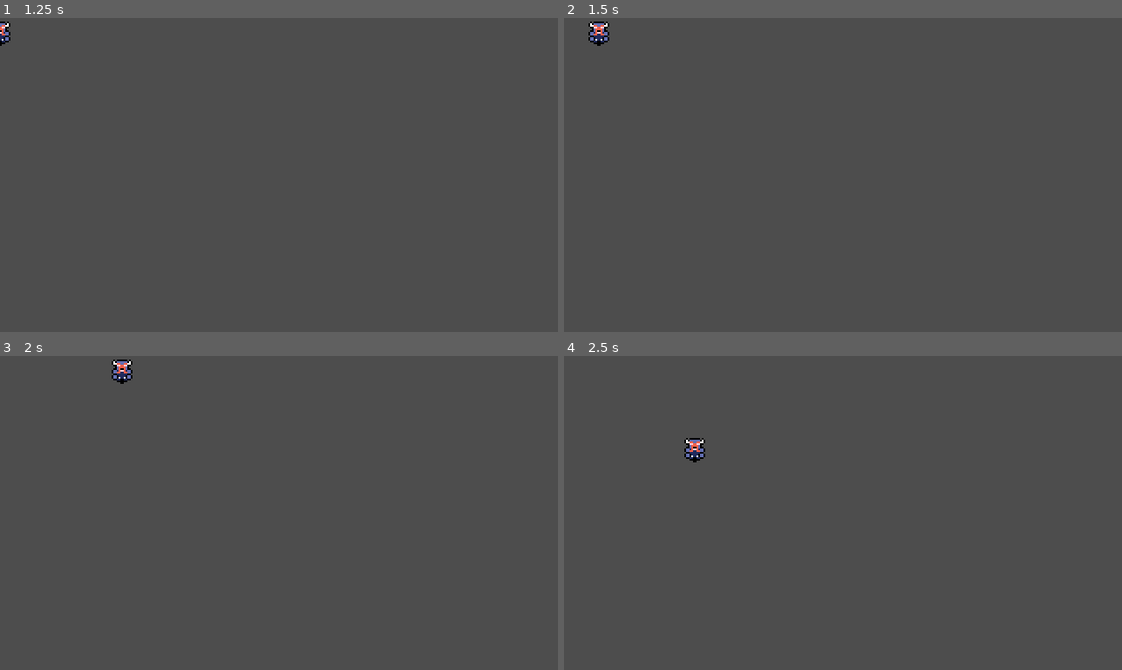
Above: before the commit, frames 1-4 (two rows, left to right).
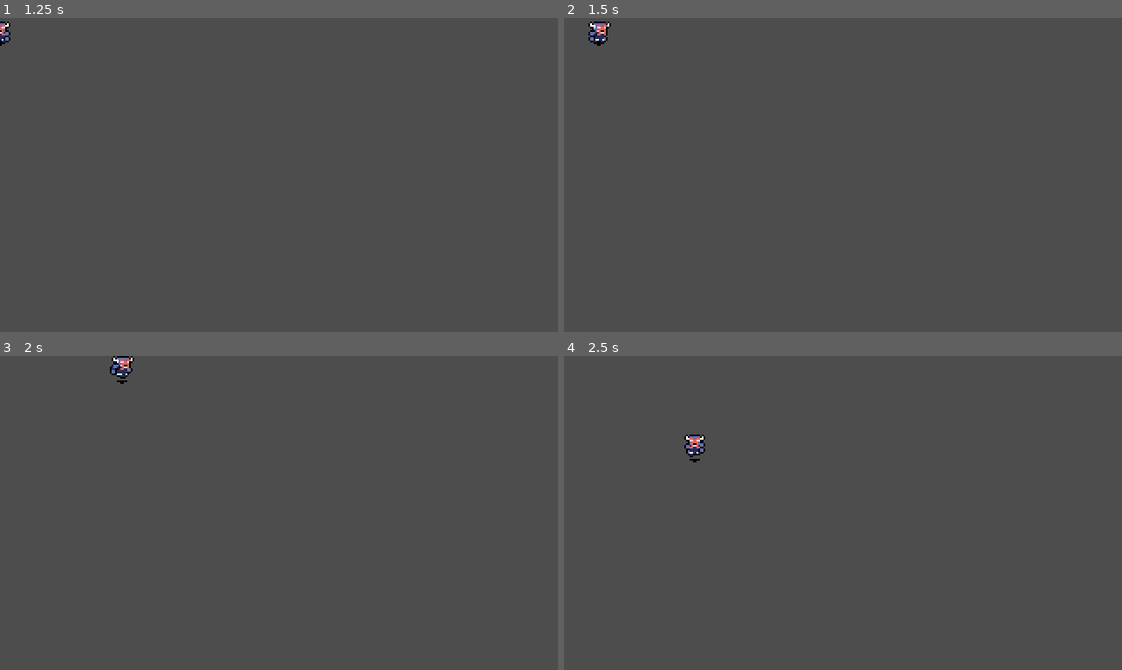
Above: after the commit, the same moments.

Repository: DaEpickid540/haven-2026
Game: Godot game, scene res://Scenes/main_menu.tscn
The game is run twice, just before and just after one commit, with the same random seed, the same clock (stepped at 60 frames per second) and the same inputs.
Inputs:
- Up to frame 1 (1.25 s): click "Start Game" at 0.5 s
- Up to frame 2 (1.5 s): tap Enter at 1.25 s; hold Right (right) from 1.28 s (still down)
- Up to frame 3 (2 s): keep holding Right (right)
- Up to frame 4 (2.5 s): release Right (right) at 2.03 s; hold Down (down) from 2.03 s (still down)

Frame 1 is identical in both runs. In frame 2, 0.1% of the frame differs, in the area x 5-9%, y 1-8%; in frame 3, 0.2%, in the area x 19-25%, y 0-8%; in frame 4, 0.2%.

Commit message:
Movement

Diff:
--- a/Scenes/player.tscn
+++ b/Scenes/player.tscn
@@ -22,10 +22,109 @@
 
 [sub_resource type="Animation" id="Animation_cvnsp"]
 length = 0.001
+tracks/0/type = "value"
+tracks/0/imported = false
+tracks/0/enabled = true
+tracks/0/path = NodePath(".:frame")
+tracks/0/interp = 1
+tracks/0/loop_wrap = true
+tracks/0/keys = {
+"times": PackedFloat32Array(0),
+"transitions": PackedFloat32Array(1),
+"update": 1,
+"values": [0]
+}
+tracks/1/type = "value"
+tracks/1/imported = false
+tracks/1/enabled = true
+tracks/1/path = NodePath(".:flip_h")
+tracks/1/interp = 1
+tracks/1/loop_wrap = true
+tracks/1/keys = {
+"times": PackedFloat32Array(0),
+"transitions": PackedFloat32Array(1),
+"update": 1,
+"values": [false]
+}
 
 [sub_resource type="Animation" id="Animation_3smsa"]
 resource_name = "attack"
 step = 0.1
+
+[sub_resource type="Animation" id="Animation_f1ek2"]
+resource_name = "idle_left"
+length = 0.1
+step = 0.1
+tracks/0/type = "value"
+tracks/0/imported = false
+tracks/0/enabled = true
+tracks/0/path = NodePath(".:frame")
+tracks/0/interp = 1
+tracks/0/loop_wrap = true
+tracks/0/keys = {
+"times": PackedFloat32Array(0),
+"transitions": PackedFloat32Array(1),
+"update": 1,
+"values": [0]
+}
+tracks/1/type = "value"
+tracks/1/imported = false
+tracks/1/enabled = true
+tracks/1/path = NodePath(".:flip_h")
+tracks/1/interp = 1
+tracks/1/loop_wrap = true
+tracks/1/keys = {
+"times": PackedFloat32Array(0.1),
+"transitions": PackedFloat32Array(1),
+"update": 1,
+"values": [true]
+}
+
+[sub_resource type="Animation" id="Animation_8erm5"]
+resource_name = "idle_right"
+length = 0.1
+step = 0.1
+tracks/0/type = "value"
+tracks/0/imported = false
+tracks/0/enabled = true
+tracks/0/path = NodePath(".:frame")
+tracks/0/interp = 1
+tracks/0/loop_wrap = true
+tracks/0/keys = {
+"times": PackedFloat32Array(0),
+"transitions": PackedFloat32Array(1),
+"update": 1,
+"values": [0]
+}
+tracks/1/type = "value"
+tracks/1/imported = false
+tracks/1/enabled = true
+tracks/1/path = NodePath(".:flip_h")
+tracks/1/interp = 1
+tracks/1/loop_wrap = true
+tracks/1/keys = {
+"times": PackedFloat32Array(0.1),
+"transitions": PackedFloat32Array(1),
+"update": 1,
+"values": [false]
+}
+
+[sub_resource type="Animation" id="Animation_tx1dd"]
+resource_name = "idle_up"
+length = 0.1
+step = 0.1
+tracks/0/type = "value"
+tracks/0/imported = false
+tracks/0/enabled = true
+tracks/0/path = NodePath(".:frame")
+tracks/0/interp = 1
+tracks/0/loop_wrap = true
+tracks/0/keys = {
+"times": PackedFloat32Array(0),
+"transitions": PackedFloat32Array(1),
+"update": 1,
+"values": [1]
+}
 
 [sub_resource type="Animation" id="Animation_fkybt"]
 resource_name = "move_down"
@@ -128,17 +227,94 @@
 &"Idle": SubResource("Animation_v0iea"),
 &"RESET": SubResource("Animation_cvnsp"),
 &"attack": SubResource("Animation_3smsa"),
+&"idle_left": SubResource("Animation_f1ek2"),
+&"idle_right": SubResource("Animation_8erm5"),
+&"idle_up": SubResource("Animation_tx1dd"),
 &"move_down": SubResource("Animation_fkybt"),
 &"move_left": SubResource("Animation_vgqql"),
 &"move_right": SubResource("Animation_6t5aa"),
 &"move_up": SubResource("Animation_x3wgy")
 }
 
-[sub_resource type="AnimationNodeStateMachine" id="AnimationNodeStateMachine_cvnsp"]
+[sub_resource type="AnimationNodeAnimation" id="AnimationNodeAnimation_cvnsp"]
+animation = &"move_left"
+
+[sub_resource type="AnimationNodeAnimation" id="AnimationNodeAnimation_6t5aa"]
+animation = &"move_right"
+
+[sub_resource type="AnimationNodeAnimation" id="AnimationNodeAnimation_vgqql"]
+animation = &"move_up"
+
+[sub_resource type="AnimationNodeAnimation" id="AnimationNodeAnimation_fkybt"]
+animation = &"move_down"
+
+[sub_resource type="AnimationNodeBlendSpace2D" id="AnimationNodeBlendSpace2D_f1ek2"]
+blend_mode = 1
+blend_point_0/node = SubResource("AnimationNodeAnimation_cvnsp")
+blend_point_0/pos = Vector2(-1, 0)
+blend_point_0/name = &"move_left"
+blend_point_1/node = SubResource("AnimationNodeAnimation_6t5aa")
+blend_point_1/pos = Vector2(1, 0)
+blend_point_1/name = &"move_right"
+blend_point_2/node = SubResource("AnimationNodeAnimation_vgqql")
+blend_point_2/pos = Vector2(0, 1)
+blend_point_2/name = &"move_up"
+blend_point_3/node = SubResource("AnimationNodeAnimation_fkybt")
+blend_point_3/pos = Vector2(0, -1)
+blend_point_3/name = &"move_down"
+
+[sub_resource type="AnimationNodeAnimation" id="AnimationNodeAnimation_gymyn"]
+animation = &"idle_left"
+
+[sub_resource type="AnimationNodeAnimation" id="AnimationNodeAnimation_pu2lt"]
+animation = &"idle_right"
+
+[sub_resource type="AnimationNodeAnimation" id="AnimationNodeAnimation_ukyrk"]
+animation = &"idle_up"
+
+[sub_resource type="AnimationNodeAnimation" id="AnimationNodeAnimation_7dp3o"]
+animation = &"Idle"
+
+[sub_resource type="AnimationNodeBlendSpace2D" id="AnimationNodeBlendSpace2D_tx1dd"]
+blend_mode = 1
+blend_point_0/node = SubResource("AnimationNodeAnimation_gymyn")
+blend_point_0/pos = Vector2(-1, 0)
+blend_point_0/name = &"idle_left"
+blend_point_1/node = SubResource("AnimationNodeAnimation_pu2lt")
+blend_point_1/pos = Vector2(1, 0)
+blend_point_1/name = &"idle_right"
+blend_point_2/node = SubResource("AnimationNodeAnimation_ukyrk")
+blend_point_2/pos = Vector2(0, 1)
+blend_point_2/name = &"idle_up"
+blend_point_3/node = SubResource("AnimationNodeAnimation_7dp3o")
+blend_point_3/pos = Vector2(0, -1)
+blend_point_3/name = &"Idle"
+
+[sub_resource type="AnimationNodeStateMachineTransition" id="AnimationNodeStateMachineTransition_gymyn"]
+advance_mode = 2
+
+[sub_resource type="AnimationNodeStateMachineTransition" id="AnimationNodeStateMachineTransition_x3wgy"]
+advance_mode = 2
+advance_expression = "input_vector.length() > 0.0"
+
+[sub_resource type="AnimationNodeStateMachineTransition" id="AnimationNodeStateMachineTransition_3smsa"]
+advance_mode = 2
+advance_expression = "input_vector.length() == 0.0"
+
+[sub_resource type="AnimationNodeStateMachine" id="AnimationNodeStateMachine_pu2lt"]
+states/RunState/node = SubResource("AnimationNodeBlendSpace2D_f1ek2")
+states/RunState/position = Vector2(493.33334, 160)
+states/StandState/node = SubResource("AnimationNodeBlendSpace2D_tx1dd")
+states/StandState/position = Vector2(493.33334, 69.333336)
+transitions = ["Start", "StandState", SubResource("AnimationNodeStateMachineTransition_gymyn"), "StandState", "RunState", SubResource("AnimationNodeStateMachineTransition_x3wgy"), "RunState", "StandState", SubResource("AnimationNodeStateMachineTransition_3smsa")]
+
+[sub_resource type="AnimationNodeStateMachineTransition" id="AnimationNodeStateMachineTransition_ukyrk"]
+advance_mode = 2
 
 [sub_resource type="AnimationNodeStateMachine" id="AnimationNodeStateMachine_6t5aa"]
-states/MoveState/node = SubResource("AnimationNodeStateMachine_cvnsp")
-states/MoveState/position = Vector2(479.33334, 78)
+states/MoveState/node = SubResource("AnimationNodeStateMachine_pu2lt")
+states/MoveState/position = Vector2(432, 94)
+transitions = ["Start", "MoveState", SubResource("AnimationNodeStateMachineTransition_ukyrk")]
 
 [sub_resource type="AnimationNodeBlendTree" id="AnimationNodeBlendTree_0wjns"]
 nodes/StateMachine/node = SubResource("AnimationNodeStateMachine_6t5aa")
@@ -150,15 +326,17 @@
 
 [node name="Sprite2D" type="Sprite2D" parent="." unique_id=880345902]
 texture = ExtResource("1_v0iea")
-flip_h = true
 hframes = 5
 vframes = 9
-frame = 2
 
 [node name="AnimationPlayer" type="AnimationPlayer" parent="." unique_id=2010076232]
 root_node = NodePath("../Sprite2D")
 libraries/ = SubResource("AnimationLibrary_cvnsp")
-autoplay = &"Idle"
 
 [node name="AnimationTree" type="AnimationTree" parent="." unique_id=298149144]
+root_node = NodePath("../Sprite2D")
 tree_root = SubResource("AnimationNodeBlendTree_0wjns")
+advance_expression_base_node = NodePath("..")
+anim_player = NodePath("../AnimationPlayer")
+parameters/StateMachine/MoveState/RunState/blend_position = Vector2(0.0012165308, -0.003058076)
+parameters/StateMachine/MoveState/StandState/blend_position = Vector2(0, -0.24159026)
--- a/Scripts/player.gd
+++ b/Scripts/player.gd
@@ -2,8 +2,20 @@
 
 const SPEED = 100.0
 
+@onready var animation_tree: AnimationTree = $AnimationTree
+
+var input_vector = Vector2.ZERO
+
 func _physics_process(delta: float) -> void:
-	var input_vector = Input.get_vector("left","right","up","down")
+	input_vector = Input.get_vector("left","right","up","down")
+
+	if input_vector != Vector2.ZERO:
+		var direction_vector = Vector2(input_vector.x, -input_vector.y)
+		update_blend_positions(direction_vector)
 
 	velocity = input_vector * SPEED
 	move_and_slide()
+
+func update_blend_positions(direction_vector: Vector2) -> void:
+	animation_tree.set("parameters/StateMachine/MoveState/RunState/blend_position",direction_vector)
+	animation_tree.set("parameters/StateMachine/MoveState/StandState/blend_position", direction_vector)
